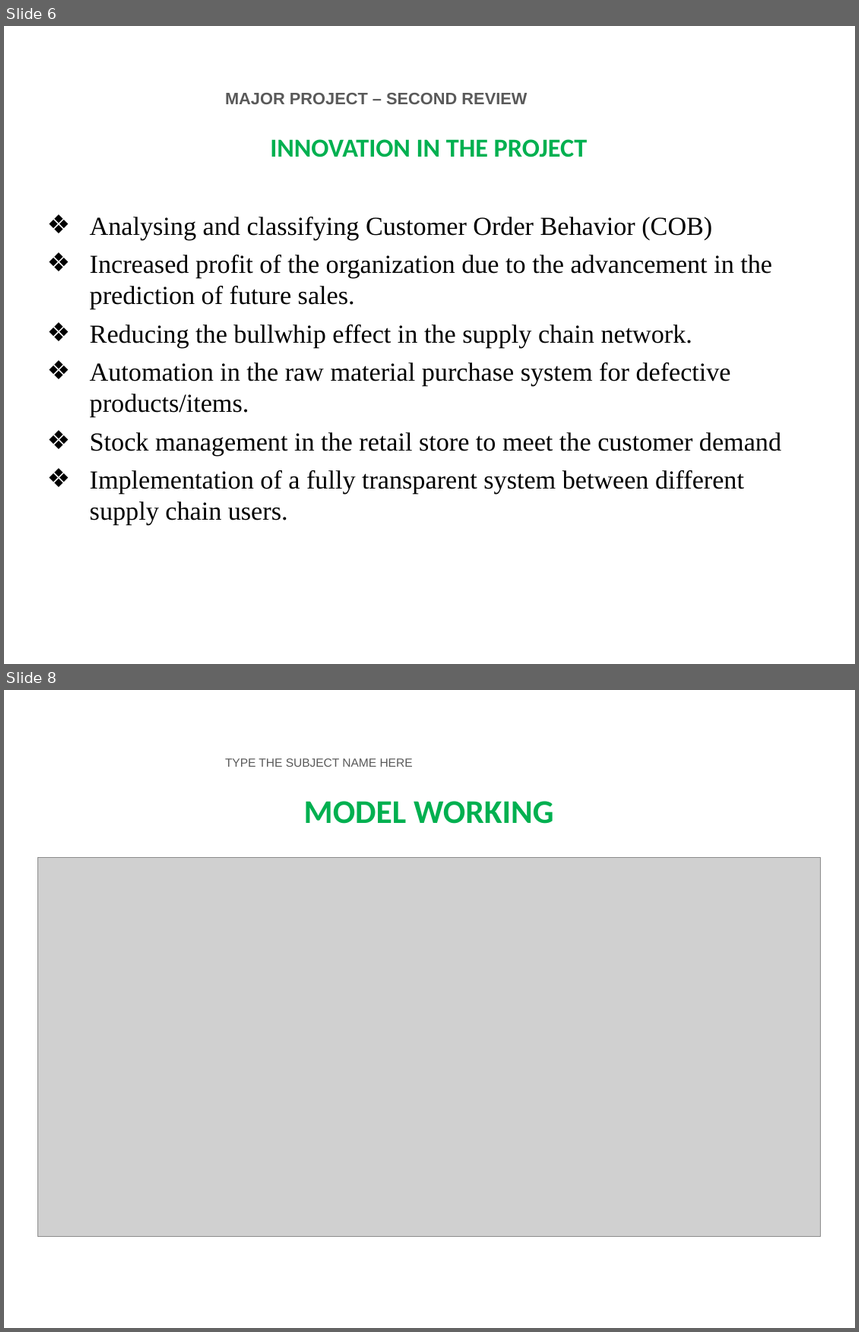
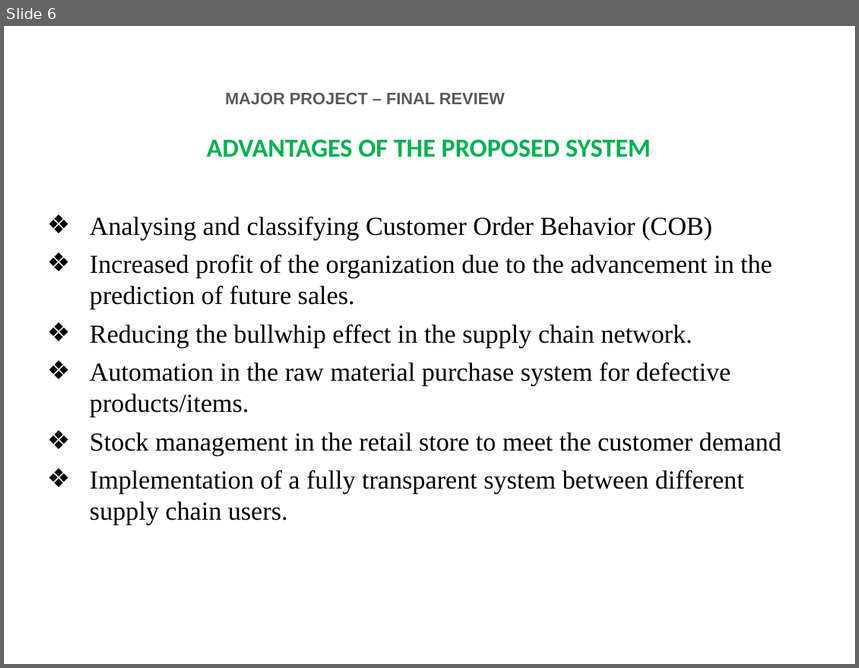
Before and after one commit to 24tarun/UG-project-Demand-Forecasting, a slide deck: FINAL_YEAR_PROJECT_PPT.pptx. Shown one above the other, each under a label of ours: slides 6 and 8 before the commit, slide 6 after it; the slides between them are not shown. The pictures are 859x1332 and 859x668 pixels, drawn with LibreOffice and Linux fonts; fonts in the diff are those of the drawing; grey boxes stand for pictures; background and template pictures are left out. Boxes give left, top, right and bottom in pixels: in the first picture for what was removed or moved away, otherwise in the second. Text is boxed around its words. In the diff, an @@ line names an element or a change of style, - is before the commit and + after.

```diff
--- a/FINAL_YEAR_PROJECT_PPT.pptx
+++ b/FINAL_YEAR_PROJECT_PPT.pptx
@@ slide 8 removed at [4,690,855,1328], background picture (left out) @@
@@ text removed at [686,720,819,746] @@
-SUBJECT CODE
@@ text removed at [225,758,413,767] @@
-TYPE THE SUBJECT NAME HERE
@@ title removed at [304,801,554,824] @@
-MODEL WORKING
@@ picture removed at [37,858,820,1237] @@
@@ slide 6 changed as well @@
@@ text at [225,93,505,104]: text changed @@
-MAJOR PROJECT – SECOND REVIEW
+MAJOR PROJECT – FINAL REVIEW
@@ text at [207,139,651,157]: text changed @@
-INNOVATION IN THE PROJECT
+ADVANTAGES OF THE PROPOSED SYSTEM
```
Also in this commit, not shown: 11 other slides changed, 6 slides added, 4 other slides removed, 22 other files.
